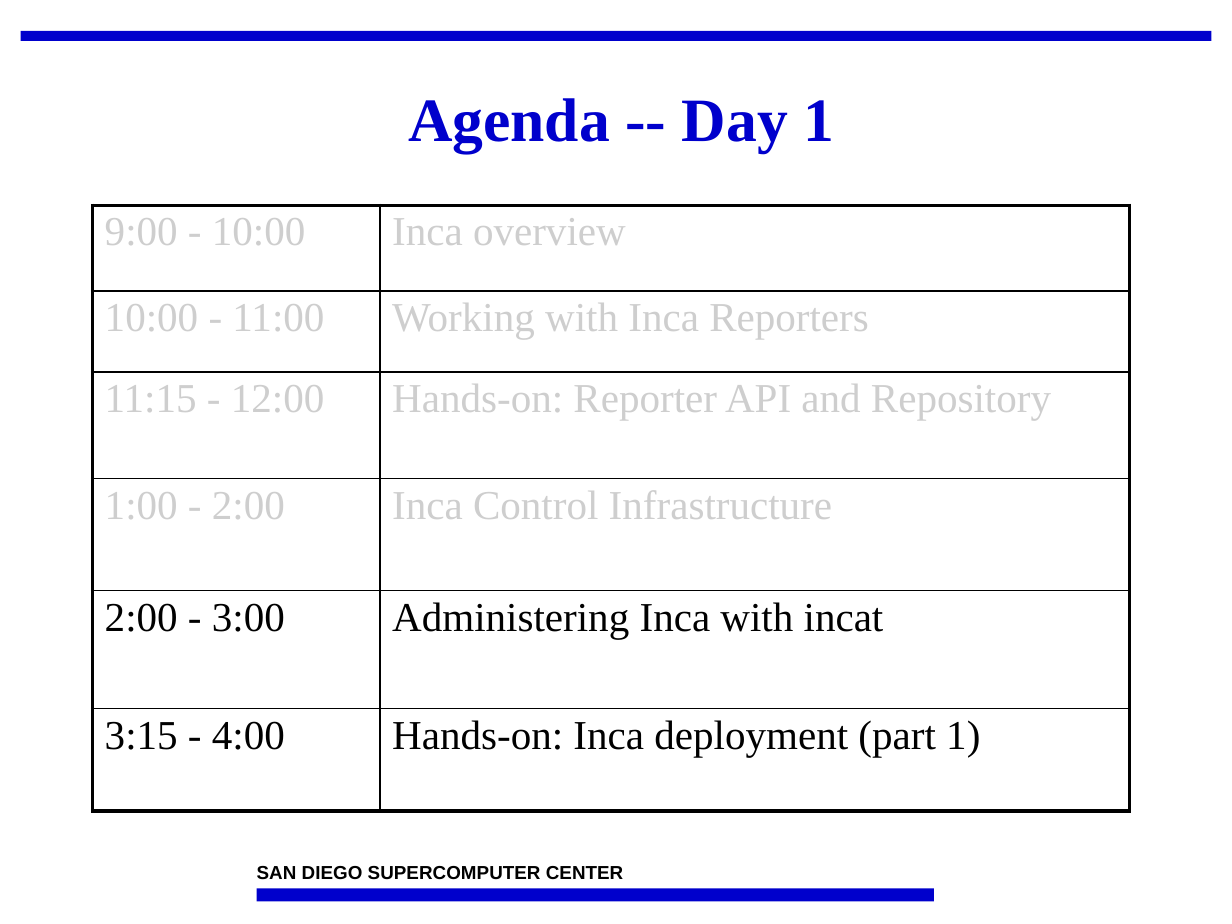
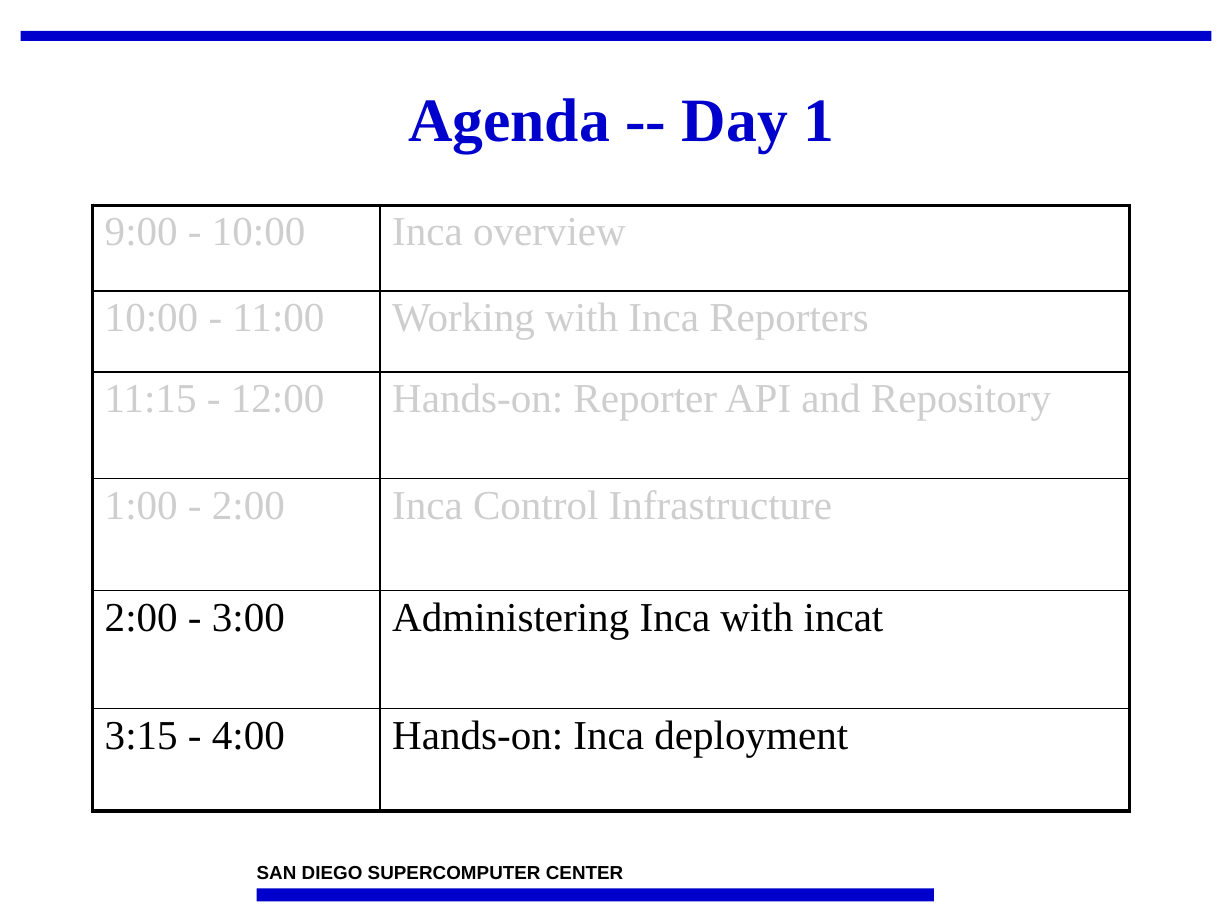
Before and after one commit to IncaProject/inca-xsede, a slide deck: slide 31 of talks/2010/2010workshop/control.pptx. Drawn at 1232x924 pixels with LibreOffice and Linux fonts; fonts in the diff are those of the drawing; background and template pictures are left out. Boxes give left, top, right and bottom in pixels: in the first picture for what was removed or moved away, otherwise in the second. Text is boxed around its words. In the diff, an @@ line names an element or a change of style, - is before the commit and + after.

```diff
--- a/talks/2010/2010workshop/control.pptx
+++ b/talks/2010/2010workshop/control.pptx
@@ table at [92, 206, 1129, 812] @@
-row 6, column 2: Hands-on: Inca deployment (part 1)
+row 6, column 2: Hands-on: Inca deployment
```
Also in this commit, not shown: 9 other slides changed.
